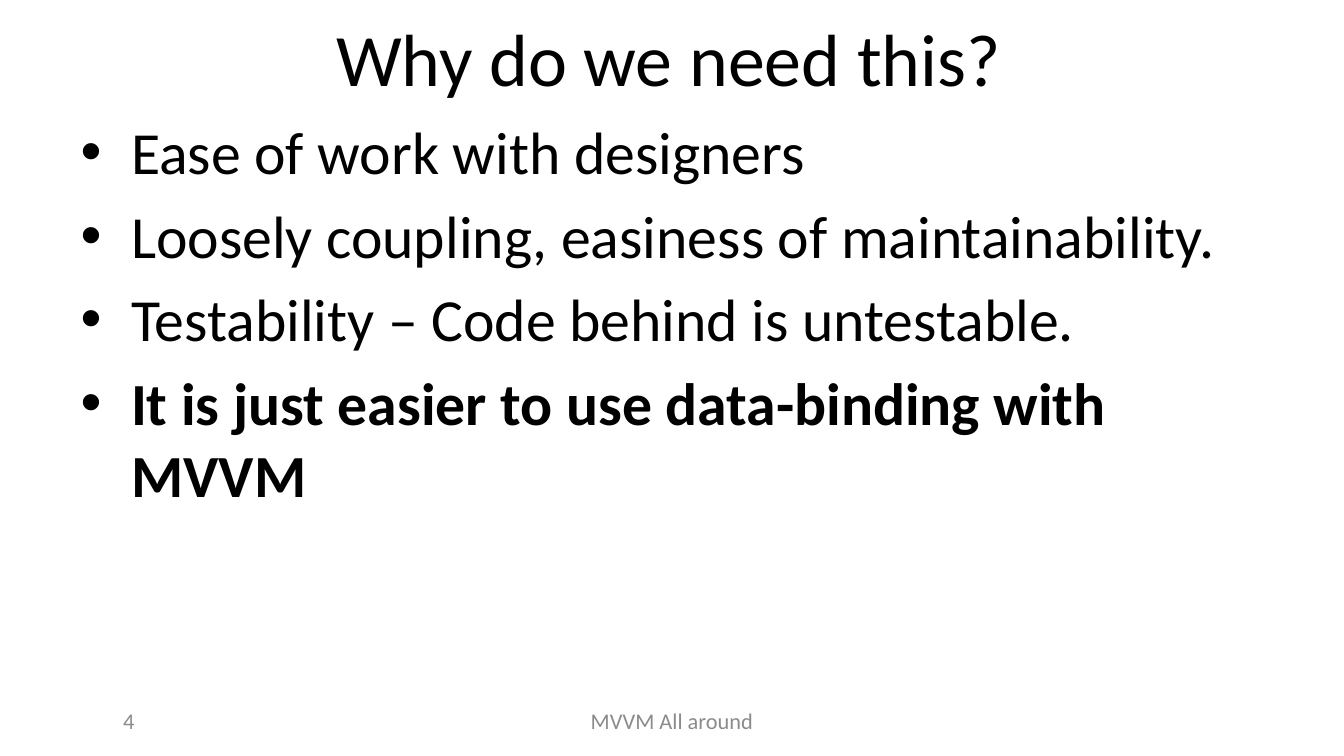
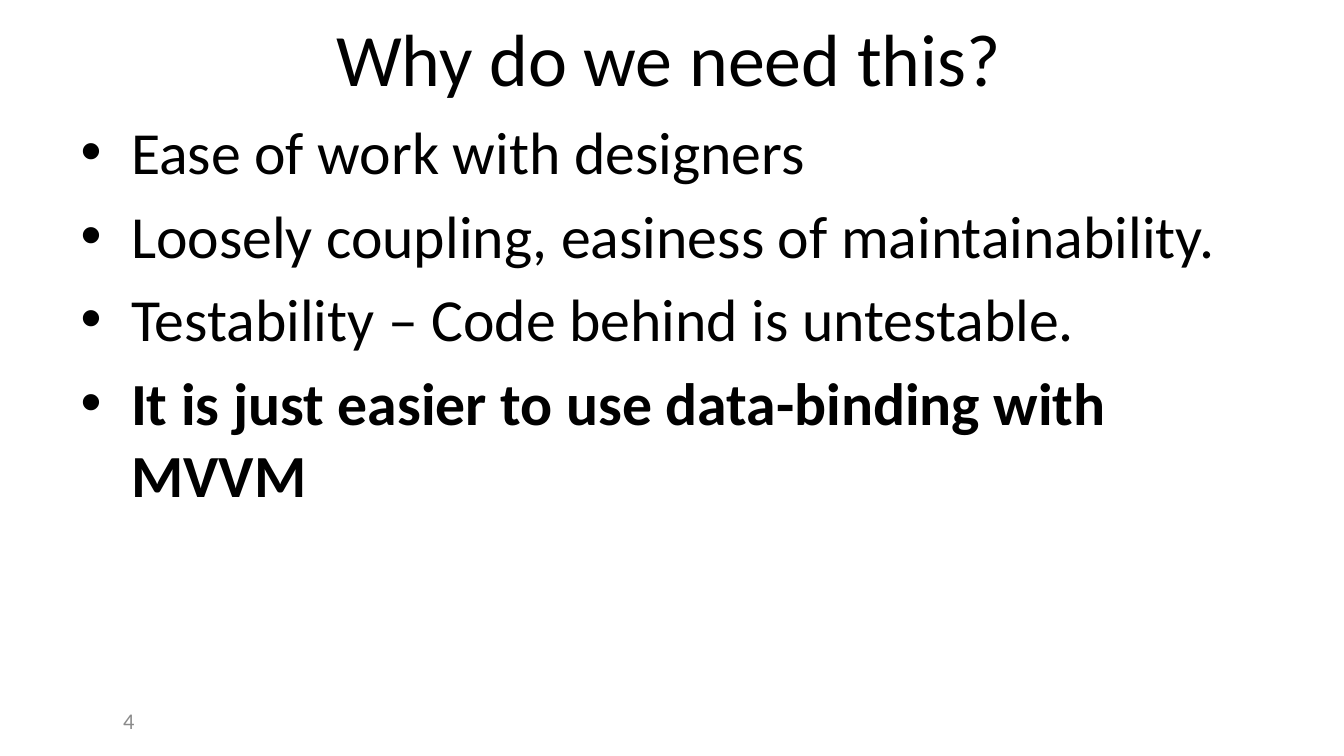
Before and after one commit to arielbh/ReactiveUI-Intro, a slide deck: slide 4 of ReactiveUI.pptx. Drawn at 1344x756 pixels with LibreOffice and Linux fonts; fonts in the diff are those of the drawing; background and template pictures are left out. Boxes give left, top, right and bottom in pixels: in the first picture for what was removed or moved away, otherwise in the second. Text is boxed around its words. In the diff, an @@ line names an element or a change of style, - is before the commit and + after.

```diff
--- a/ReactiveUI.pptx
+++ b/ReactiveUI.pptx
@@ text removed at [591, 713, 753, 729] @@
-MVVM All around
```
Also in this commit, not shown: 5 other slides changed, 1 slide added, 1 other file.
